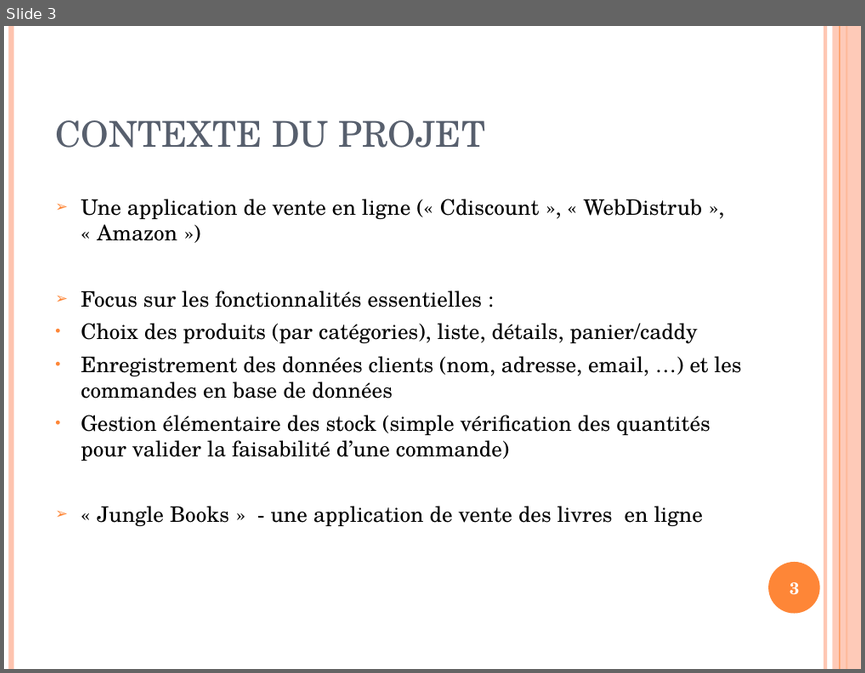
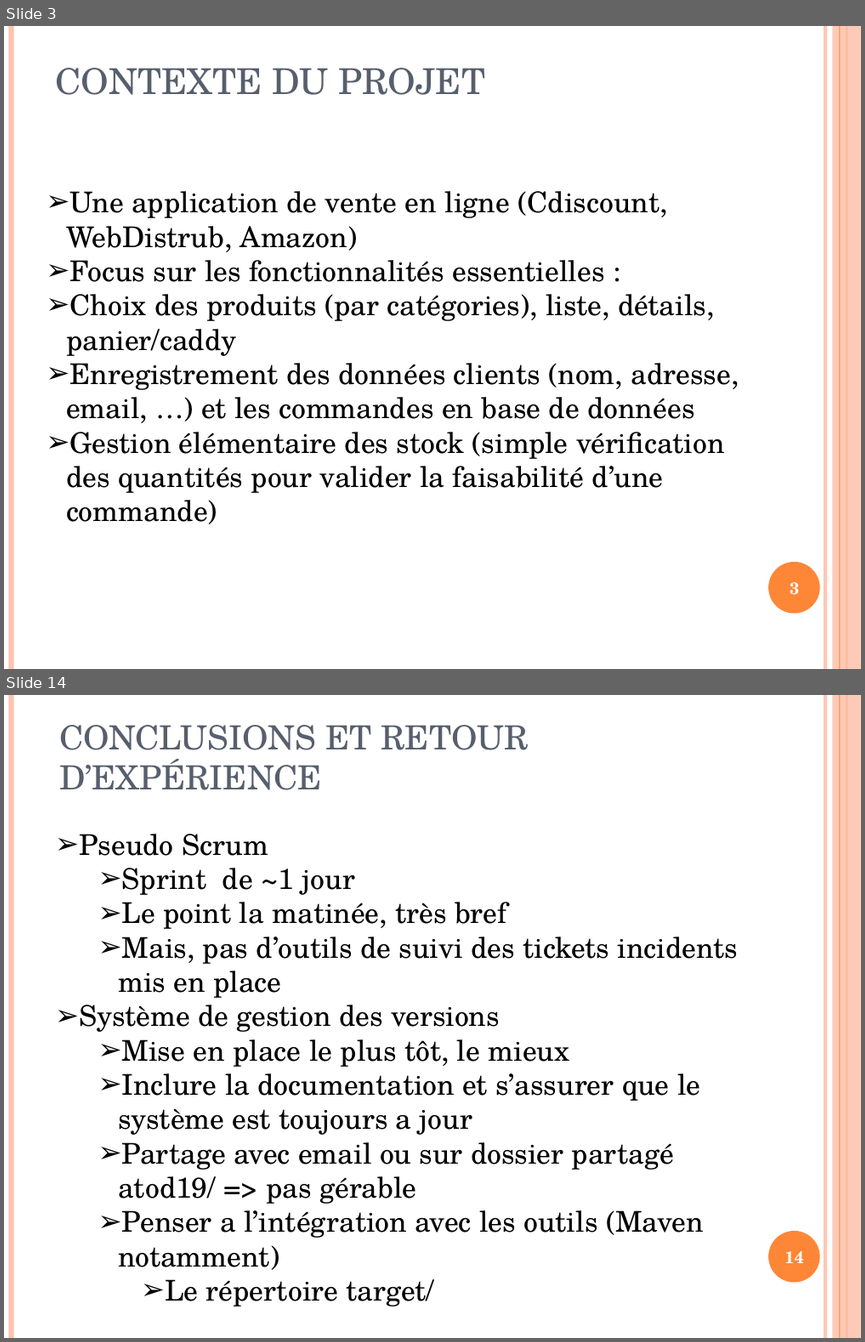
Before and after one commit to carlatgithub/jungleprod, a slide deck: SiteDeVenteEJungle.ppt. Shown one above the other, each under a label of ours: slide 3 before the commit, slides 3 and 14 after it; the slides between them are not shown. The pictures are 865x673 and 865x1342 pixels, drawn with LibreOffice and Linux fonts; fonts in the diff are those of the drawing. Boxes give left, top, right and bottom in pixels: in the first picture for what was removed or moved away, otherwise in the second. Text is boxed around its words. In the diff, an @@ line names an element or a change of style, - is before the commit and + after.

```diff
--- a/SiteDeVenteEJungle.ppt
+++ b/SiteDeVenteEJungle.ppt
@@ slide 14 added at <box>4,695,861,1338</box>, background #FFFFFF; not listed: 6 template elements that a slide beside it also shows @@
@@ title added at <box>59,725,529,790</box>, 28 pt, text #575F6D @@
+CONCLUSIONS ET RETOUR D’EXPÉRIENCE
@@ text added at <box>79,834,738,1306</box>, 24 pt, text #000000 @@
+  ➢ Pseudo Scrum
+    ➢ Sprint de ~1 jour
+    ➢ Le point la matinée, très bref
+    ➢ Mais, pas d’outils de suivi des tickets incidents mis en place
+  ➢ Système de gestion des versions
+    ➢ Mise en place le plus tôt, le mieux
+    ➢ Inclure la documentation et s’assurer que le système est toujours a jour
+    ➢ Partage avec email ou sur dossier partagé atod19/ => pas gérable
+    ➢ Penser a l’intégration avec les outils (Maven notamment)
+      ➢ Le répertoire target/
@@ page number added at <box>784,1251,804,1263</box>, 14 pt, text #FFFFFF, bold @@
+14
@@ slide 3 changed as well @@
@@ title "CONTEXTE DU PROJET": place and size @@
-title "CONTEXTE DU PROJET" at <box>55,120,485,148</box>
+title "CONTEXTE DU PROJET" at <box>55,68,485,95</box>
@@ text "Une application de vente en ...": place and size @@
-text "Une application de vente en ..." at <box>80,199,741,526</box>
+text "Une application de vente en ..." at <box>66,191,738,524</box>
@@ text at <box>66,191,668,252</box>: text changed; size 18 to 24 pt @@
-➢ Une application de vente en ligne (« Cdiscount », « WebDistrub », « Amazon »)
+➢ Une application de vente en ligne (Cdiscount, WebDistrub, Amazon)
@@ text at <box>66,260,738,524</box>: size 18 to 24 pt in "Focus sur les fonctionnalités essentielles :", "Choix des produits (par catégories), liste, détails, ...", "Enregistrement des données clients (nom, adresse, email, ...", "Gestion élémentaire des stock (simple vérification des ..."; indent changed; less space between paragraphs; bullet colour #FE8637 to #000000; bullet • to ➢ @@
@@ text at <box>97,505,703,526</box>: paragraph removed @@
-➢ « Jungle Books » - une application de vente des livres en ligne
```
Also in this commit, not shown: 1 other slide changed, 11 other slides added, 22 slides removed, 1 other file.
